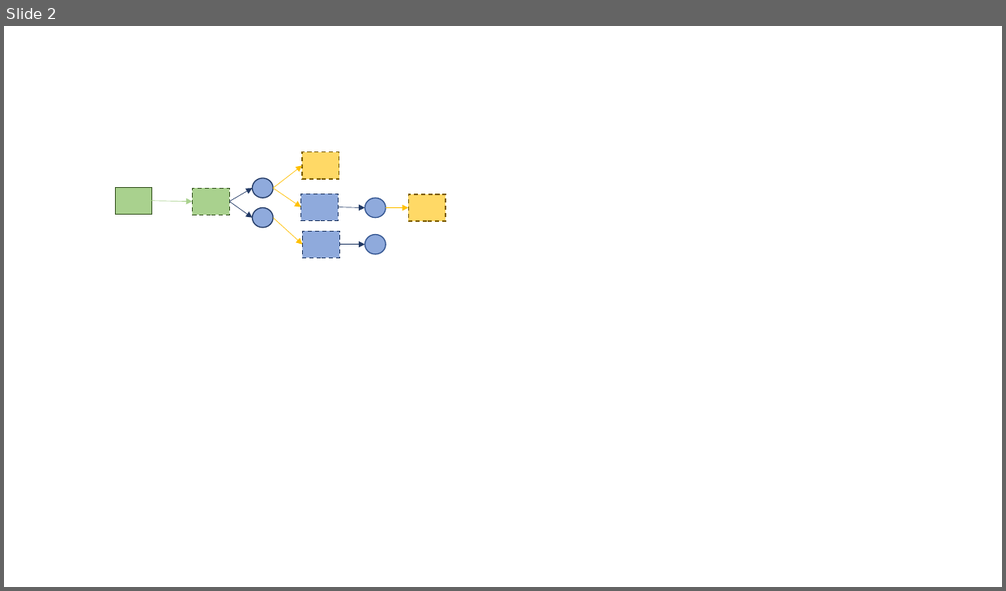
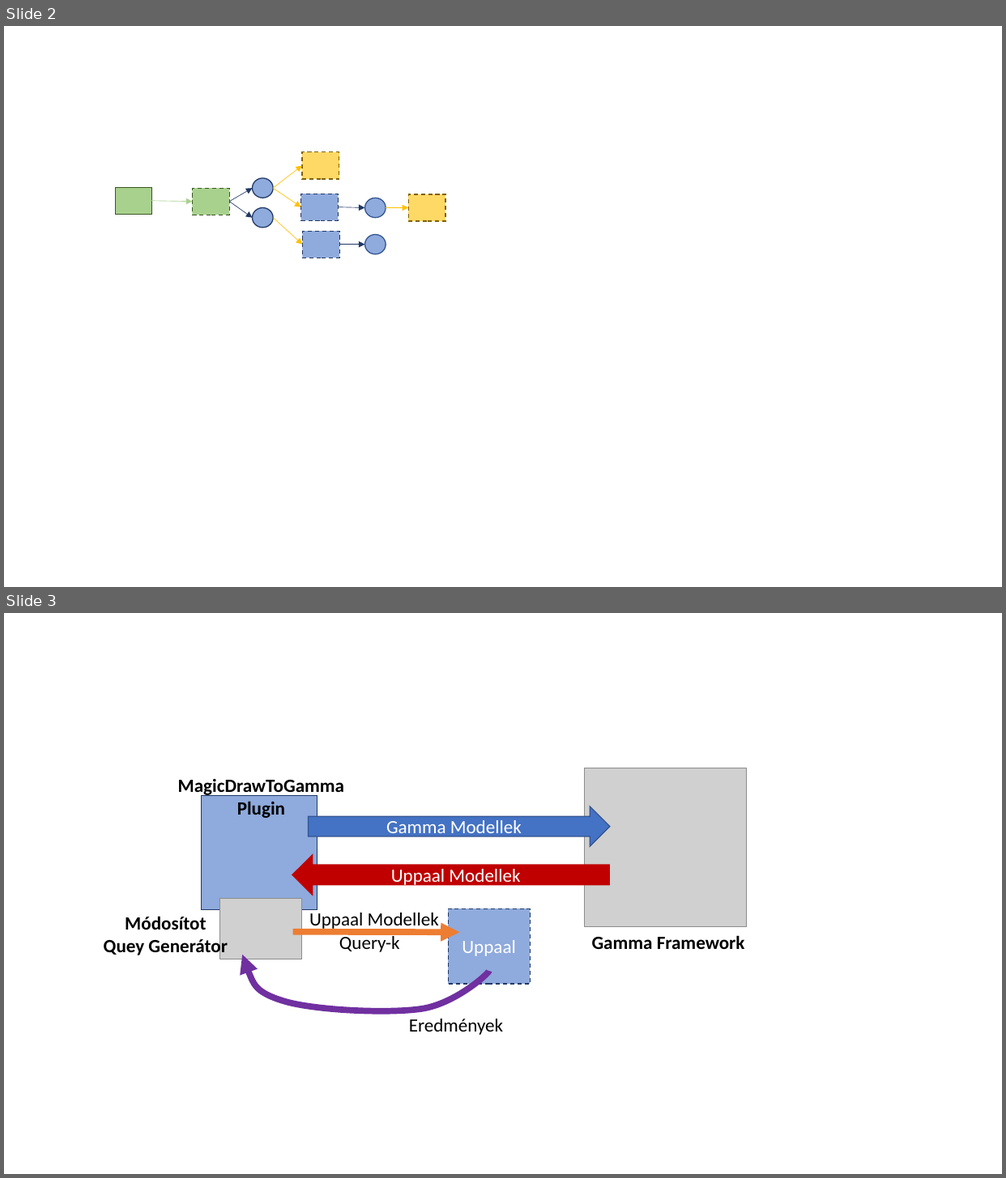
Before and after one commit to TheKorpos/bsc-thesis-latex, a slide deck: src/figures/figs.pptx. Shown one above the other, each under a label of ours: slide 2 before the commit, slides 2 and 3 after it. The pictures are 1006x591 and 1006x1178 pixels, drawn with LibreOffice and Linux fonts; fonts in the diff are those of the drawing; grey boxes stand for pictures. Boxes give left, top, right and bottom in pixels: in the first picture for what was removed or moved away, otherwise in the second. Text is boxed around its words. In the diff, an @@ line names an element or a change of style, - is before the commit and + after.

```diff
--- a/src/figures/figs.pptx
+++ b/src/figures/figs.pptx
@@ slide 3 added at <box>4,613,1002,1174</box>, background #FFFFFF @@
@@ text added at <box>178,779,344,818</box>, 18 pt, text #000000, bold @@
+MagicDrawToGamma
+Plugin
@@ picture added at <box>584,769,747,927</box> @@
@@ rectangle added at <box>201,796,317,909</box>, fill #8FAADC, outline #203864 1 pt @@
@@ right arrow added at <box>308,807,610,846</box>, fill #4472C4, outline #325491 1 pt, 18 pt, text #FFFFFF @@
+Gamma Modellek
@@ right arrow added at <box>292,855,609,895</box>, fill #C00000, outline #C00000 1 pt, 18 pt, text #FFFFFF @@
+Uppaal Modellek
@@ picture added at <box>220,898,302,959</box> @@
@@ text added at <box>104,916,228,957</box>, 18 pt, text #000000, bold @@
+Módosítot
+Quey Generátor
@@ text added at <box>309,909,439,931</box>, 18 pt, text #000000 @@
+Uppaal Modellek
@@ text added at <box>405,905,540,926</box>, 18 pt, text #FFFFFF @@
+Gamma Modellek
@@ rectangle added at <box>448,909,530,984</box>, fill #8FAADC, outline #203864 1 pt dashed, 18 pt, text #FFFFFF @@
+Uppaal
@@ arrow added from (293, 932) to (460, 933), #ED7D31 6 pt @@
@@ text added at <box>339,934,400,952</box>, 18 pt, text #000000 @@
+Query-k
@@ text added at <box>592,935,745,949</box>, 18 pt, text #000000, bold @@
+Gamma Framework
@@ freeform shape added at <box>242,955,488,1012</box>, outline #7030A0 6 pt @@
@@ text added at <box>409,1019,503,1035</box>, 18 pt, text #000000 @@
+Eredmények
```
Also in this commit, not shown: 6 other files.
